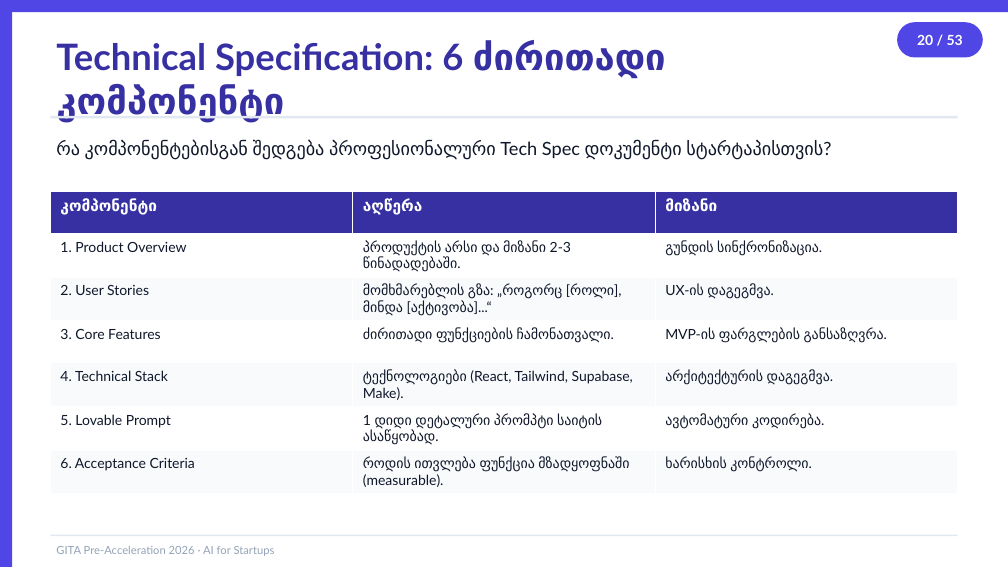
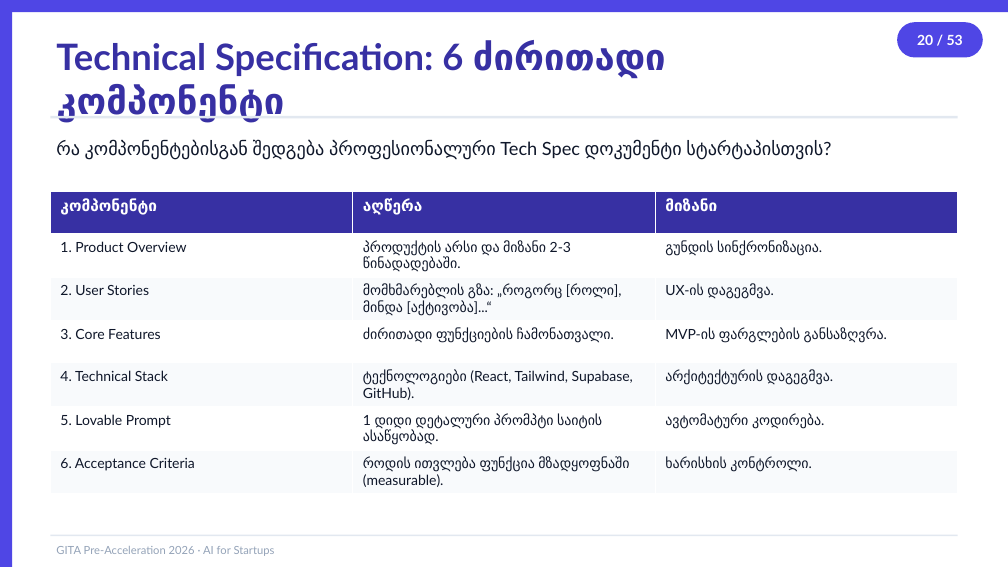
Before and after one commit to basilaia123/ai2026, a slide deck: slide 20 of GITA/Pre-Acceleration/2026-5h-AI-for-Startups/day2-slides.pptx. Drawn at 1008x567 pixels with LibreOffice and Linux fonts; fonts in the diff are those of the drawing. Boxes give left, top, right and bottom in pixels: in the first picture for what was removed or moved away, otherwise in the second. Text is boxed around its words. In the diff, an @@ line names an element or a change of style, - is before the commit and + after.

```diff
--- a/GITA/Pre-Acceleration/2026-5h-AI-for-Startups/day2-slides.pptx
+++ b/GITA/Pre-Acceleration/2026-5h-AI-for-Startups/day2-slides.pptx
@@ table at (50,192,958,491) @@
-row 5, column 2: ტექნოლოგიები (React, Tailwind, Supabase, Make).
+row 5, column 2: ტექნოლოგიები (React, Tailwind, Supabase, GitHub).
```
Also in this commit, not shown: 6 other slides changed, 4 slides added, 4 slides removed, 52 other files.
